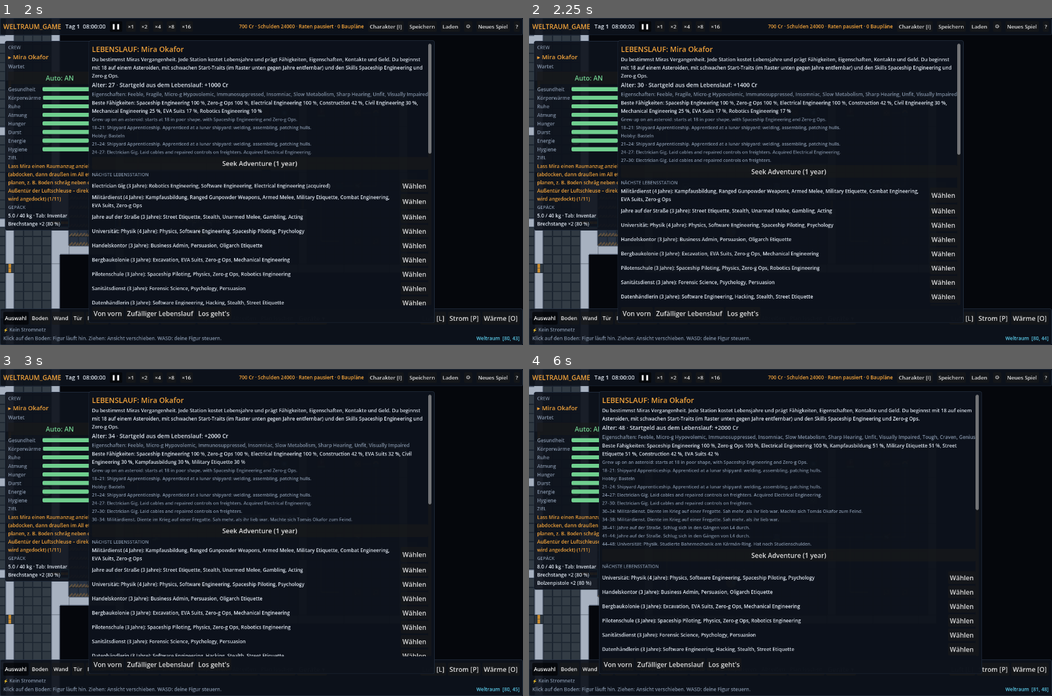
Above: before the commit, frames 1-4 (two rows, left to right).
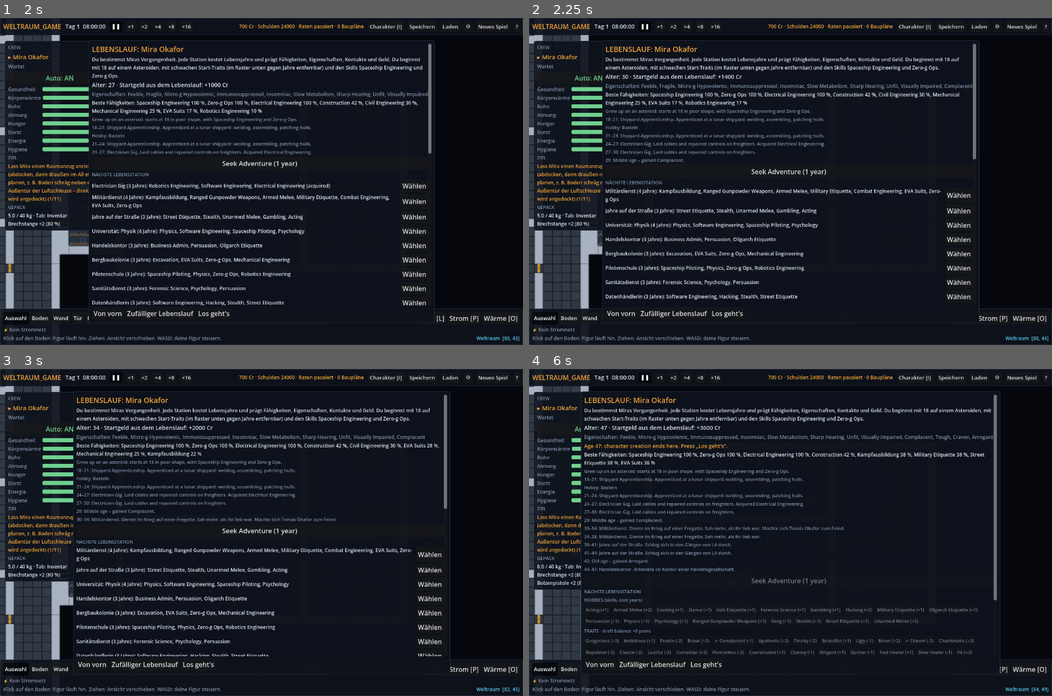
Above: after the commit, the same moments.

Repository: reisicate-lang/Weltraum_Game
Game: Godot game, scene res://scenes/main/main.tscn
Same seed, same stepped clock (60 frames per second), same inputs: the game is played once before the commit and once after it.
Inputs:
- Up to frame 1 (2 s): click "Wählen" at 0.5 s; click "Wählen" at 1.25 s
- Up to frame 2 (2.25 s): click "Wählen" at 2 s
- Up to frame 3 (3 s): click "Wählen" at 2.75 s
- Up to frame 4 (6 s): click "Wählen" at 3.5 s; click "Wählen" at 4.25 s; click "Wählen" at 5 s; click "Wählen" at 5.75 s

Frame 1 is identical in both runs. In frame 2, 10% of the frame differs, in the area x 14-87%, y 6-94%; in frame 3, 10%; in frame 4, 13%, in the area x 9-99%, y 6-99%.
Error in both runs: Invalid access to property or key 'stock' on a base object of type 'Nil'. (res://scripts/ships/device.gd:57)

Commit message:
Altern nach Ostranauts 1.2: Traits mit 29 und 42, Ende der Erstellung mit 47
Beim Erreichen von 29 (Middle Age) und 42 (Old Age) während der
Erstellung kommt je ein zufälliger negativer Trait dazu (aus allen
negativen, ohne vorhandene und Gegenstück-Konflikte), ausgelöst durch
Lebensstationen, Ereignisse, Brig und Bestätigen, je Schwelle einmal.
Höchstalter 47 (careers.json): nichts führt darüber hinaus, die Brig wird
gekappt, Entwürfe verfallen, Kurse/Traits/Ereignisse gesperrt, Hinweis
im Lebenslauf. Neuer Test test_aging.

Co-Authored-By: Claude Opus 5.5 <noreply@anthropic.com>
Claude-Session: https://claude.ai/code/session_016MeZ42ePaX5FebxXK7ek77

Diff:
--- a/data/careers.json
+++ b/data/careers.json
@@ -232,5 +232,5 @@
   }
  ],
  "start_age": 18,
- "max_age": 60
+ "max_age": 47
 }
--- a/scripts/character/character_system.gd
+++ b/scripts/character/character_system.gd
@@ -51,6 +51,8 @@
 
 ## Kurs in den Entwurf aufnehmen oder entfernen. Ändert nur das Vorschaualter.
 func set_course(c: CrewMember, on: bool, id: String = SkillSystem.BUSINESS) -> bool:
+	if creation_ended(c):
+		return false
 	var drafts: Array = _drafts(c).duplicate()
 	if on:
 		if course_years(id) <= 0 or id in drafts or preview_age(c) + course_years(id) > max_age or SkillSystem.acquired(c, id):
@@ -103,6 +105,8 @@
 	var t: TraitData = TraitSystem.get_trait(id)
 	if t == null:
 		return "Unknown trait."
+	if creation_ended(c):
+		return "Character creation has ended (age %d)." % max_age
 	if id in trait_adds(c) or id in trait_removes(c) or id in c.traits:
 		return ""   # Rückgängig machen bzw. entfernen geht immer
 	var opp := t.opposite
@@ -136,6 +140,7 @@
 func confirm(c: CrewMember) -> bool:
 	if draft_balance(c) < 0 or pending_encounter(c) != "":
 		return false
+	var age_before := c.age
 	var drafts: Array = _drafts(c)
 	c.set_meta("draft_courses", [])
 	for id in course_ids():   # feste Reihenfolge
@@ -163,6 +168,7 @@
 		c.history.append("Traits: %s (%+d %s)." % [", ".join(parts), delta, "year" if absi(delta) == 1 else "years"])
 	c.set_meta("draft_trait_add", [])
 	c.set_meta("draft_trait_remove", [])
+	_age_check(c, age_before)
 	return true
 
 func career(id: String) -> Dictionary:
@@ -196,6 +202,8 @@
 	c.set_meta("draft_trait_remove", [])
 	c.set_meta("pending_encounter", "")
 	c.set_meta("risk_tokens", {})
+	c.set_meta("aged_29", false)
+	c.set_meta("aged_42", false)
 	if asteroid_start:
 		for t in START_TRAITS:
 			if TraitSystem.get_trait(t) != null and not t in c.traits:
@@ -238,6 +246,7 @@
 	var k := career(id)
 	if k.is_empty() or not k in available(c) or pending_encounter(c) != "":
 		return ""
+	var age_before := c.age
 	c.age += int(k.years)
 	var done := done_careers(c)
 	done.append(id)
@@ -276,8 +285,38 @@
 		c.enemies.append(enemy)
 		line += " Machte sich %s zum Feind." % enemy
 	c.history.append(line)
+	_age_check(c, age_before)
 	_sanitize_drafts(c)
 	return line
+
+# ---------------- Altern (Ostranauts 1.2) ----------------
+# Beim Erreichen von 29 (Middle Age) und 42 (Old Age) kommt je ein zufälliger negativer Trait dazu
+# (aus allen negativen; schon vorhandene und solche mit vorhandenem Gegenstück werden übersprungen).
+# Mit 47 (max_age) endet die Erstellung: Entwürfe verfallen, nur noch „Los geht's“.
+const AGING := [[29, "Middle age"], [42, "Old age"]]
+
+## Nach jeder Alterung aufrufen: Schwellen zwischen altem und neuem Alter prüfen (je einmal)
+func _age_check(c: CrewMember, old_age: int) -> void:
+	if c.age > max_age:
+		c.age = max_age
+	for a in AGING:
+		var at: int = a[0]
+		var key := "aged_%d" % at
+		if old_age < at and c.age >= at and not c.get_meta(key, false):
+			c.set_meta(key, true)
+			var pool: Array = TraitSystem.ordered_ids().filter(func(t): return TraitSystem.get_trait(t).cost < 0 and TraitSystem.can_add(c, t))
+			if not pool.is_empty():
+				var t: String = pool.pick_random()
+				c.traits.append(t)
+				c.history.append("%d: %s – gained %s." % [at, a[1], TraitSystem.get_trait(t).trait_name])
+	if creation_ended(c):
+		c.set_meta("draft_courses", [])
+		c.set_meta("draft_trait_add", [])
+		c.set_meta("draft_trait_remove", [])
+
+## Mit max_age (47) endet die Erstellung
+func creation_ended(c: CrewMember) -> bool:
+	return c.age >= max_age
 
 # ---------------- Lebensereignisse („Seek Adventure“, Ostranauts 2.1) ----------------
 # Ein Ereignis kostet 1 Jahr. Man wählt eine von mehreren Antworten; manche brauchen einen Skill
@@ -310,6 +349,8 @@
 func adventure_block_reason(c: CrewMember) -> String:
 	if pending_encounter(c) != "":
 		return "Choose an answer for the current encounter first."
+	if creation_ended(c):
+		return "Character creation has ended (age %d)." % max_age
 	if preview_age(c) + int(enc_cfg.get("years", 1)) > max_age:
 		return "Too old for that."
 	return ""
@@ -362,12 +403,15 @@
 		label = "RISK: %s – %s" % [label, "failure" if failed else "success"]
 		_apply_reward(c, ch.get("failure" if failed else "success", {}), parts, missing)
 	c.set_meta("pending_encounter", "")
+	if c.age > max_age:
+		c.age = max_age   # die Brig kann nicht über das Ende der Erstellung hinaus führen
 	var line := "%d–%d: %s – %s." % [age0, c.age, e.name, label]
 	if not parts.is_empty():
 		line += " " + ", ".join(parts) + "."
 	if not missing.is_empty():
 		line += " (Not in game: " + "; ".join(missing) + ")"
 	c.history.append(line)
+	_age_check(c, age0)
 	_sanitize_drafts(c)
 	return line
 
--- a/scripts/ui/character_ui.gd
+++ b/scripts/ui/character_ui.gd
@@ -292,6 +292,8 @@
 	for t in c.traits:
 		tr.append(TraitSystem.get_trait(t).trait_name)
 	creation_box.add_child(ui._label("Eigenschaften: " + ", ".join(tr), ui.COL_MUTED, 12))
+	if CharacterSystem.creation_ended(c):
+		creation_box.add_child(ui._label("Age %d: character creation ends here. Press „Los geht's“." % CharacterSystem.max_age, ui.COL_AMBER, 13))
 	var top: Array = c.skills.keys()
 	top.sort_custom(func(a, b): return SkillSystem.progress(c, a) > SkillSystem.progress(c, b))
 	var sk: PackedStringArray = []
--- /dev/null
+++ b/tests/test_aging.gd
@@ -0,0 +1,74 @@
+## Tests: Altern während der Erstellung (Ostranauts 1.2): Traits mit 29 und 42, Ende mit 47
+##   godot --headless --path . --script res://tests/boot.gd -- test_aging
+extends "res://tests/test_base.gd"
+
+var ok_count := 0
+var fail_count := 0
+
+func _check(name: String, ok: bool) -> void:
+	if ok:
+		ok_count += 1
+		print("OK      " + name)
+	else:
+		fail_count += 1
+		print("FEHLER  " + name)
+
+func _initialize() -> void:
+	await process_frame
+	await process_frame
+	var gs = root.get_node("GameState")
+	var CHS = root.get_node("CharacterSystem")
+	var TS = root.get_node("TraitSystem")
+	root.get_node("Settings").meteors = false
+	gs.new_game()
+	_check("Höchstalter 47", CHS.max_age == 47)
+
+	# 1) Middle age (29) und Old age (42): je ein negativer Trait, genau einmal
+	var c := CrewMember.new(990, "Aging", Color.WHITE, Vector2i.ZERO)
+	CHS.begin(c)
+	var n0: int = c.traits.size()
+	var steps := ["military", "university", "trader"]   # 18 → 22 → 26 → 29
+	for id in steps:
+		CHS.apply_career(c, id)
+	var aged29: Array = c.history.filter(func(h): return h.begins_with("29: Middle age"))
+	_check("Mit %d: Middle age, ein negativer Trait dazu (%s)" % [c.age, str(aged29)], c.age == 29 and aged29.size() == 1 and c.traits.size() == n0 + 1)
+	var newest: String = c.traits[-1]
+	_check("Der neue Trait ist negativ und kein Gegenstück-Konflikt (%s)" % newest, TS.get_trait(newest).cost < 0)
+	for id in ["medic", "miner", "salvager", "electrician"]:   # 29 → 32 → 35 → 38 → 41
+		CHS.apply_career(c, id)
+	var before42: int = c.traits.size()
+	CHS.start_encounter(c, "grind")
+	CHS.resolve_encounter(c, "movies")   # 41 → 42
+	_check("Mit 42 (durch ein Ereignis): Old age, noch ein Trait", c.age == 42 and c.history.filter(func(h): return h.begins_with("42: Old age")).size() == 1 and c.traits.size() >= before42)
+	_check("Middle age nur einmal", c.history.filter(func(h): return h.begins_with("29: Middle age")).size() == 1)
+
+	# 2) Ende mit 47: nichts darüber hinaus, Entwürfe verfallen
+	CHS.set_course(c, true, "acting")   # +1 im Entwurf
+	for id in ["hacker", "bar"]:          # 42 → 45 → 47
+		CHS.apply_career(c, id)
+	_check("Mit 47 endet die Erstellung (Alter %d)" % c.age, c.age == 47 and CHS.creation_ended(c))
+	_check("Entwürfe verfallen bei 47", not CHS.course_drafted(c, "acting") and CHS.preview_age(c) == 47)
+	_check("Keine Lebensstation, kein Ereignis, kein Kurs, kein Trait mehr", CHS.available(c).is_empty() and CHS.adventure_block_reason(c) != "" and not CHS.set_course(c, true, "song") and CHS.trait_block_reason(c, "brave") != "")
+	_check("Bestätigen geht", CHS.confirm(c) and c.age == 47)
+
+	# 3) Brig kann nicht über 47 führen
+	var b := CrewMember.new(991, "Brig", Color.WHITE, Vector2i.ZERO)
+	CHS.begin(b)
+	b.age = 46
+	b.set_meta("aged_29", true)
+	b.set_meta("aged_42", true)
+	CHS.start_encounter(b, "king", 0.9)
+	CHS.resolve_encounter(b, "mug")   # immer Brig: +1 Jahr +1–3
+	_check("Brig mit 46: Alter auf 47 gekappt (%d)" % b.age, b.age == 47 and CHS.creation_ended(b))
+
+	# 4) Kurse und Traits beim Bestätigen lösen das Altern ebenfalls aus
+	var k := CrewMember.new(992, "Confirm", Color.WHITE, Vector2i.ZERO)
+	CHS.begin(k)
+	k.age = 27
+	CHS.set_course(k, true, "civil")   # +3 → 30
+	var t0: int = k.traits.size()
+	CHS.confirm(k)
+	_check("Kurs über 29 bestätigt: Middle age (Alter %d)" % k.age, k.age == 30 and k.history.any(func(h): return h.begins_with("29: Middle age")) and k.traits.size() == t0 + 1)
+
+	print("%d OK, %d Fehler" % [ok_count, fail_count])
+	quit()
